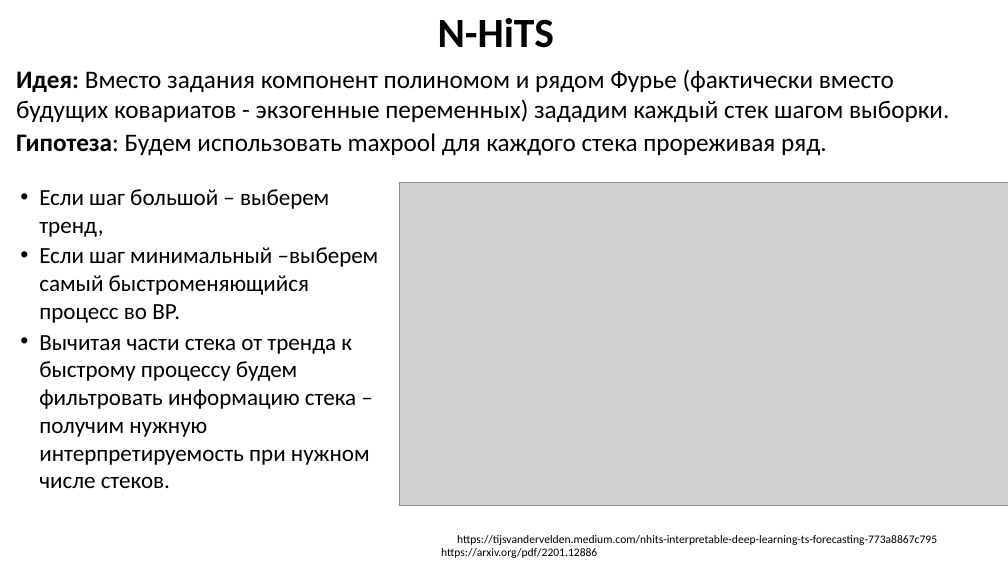
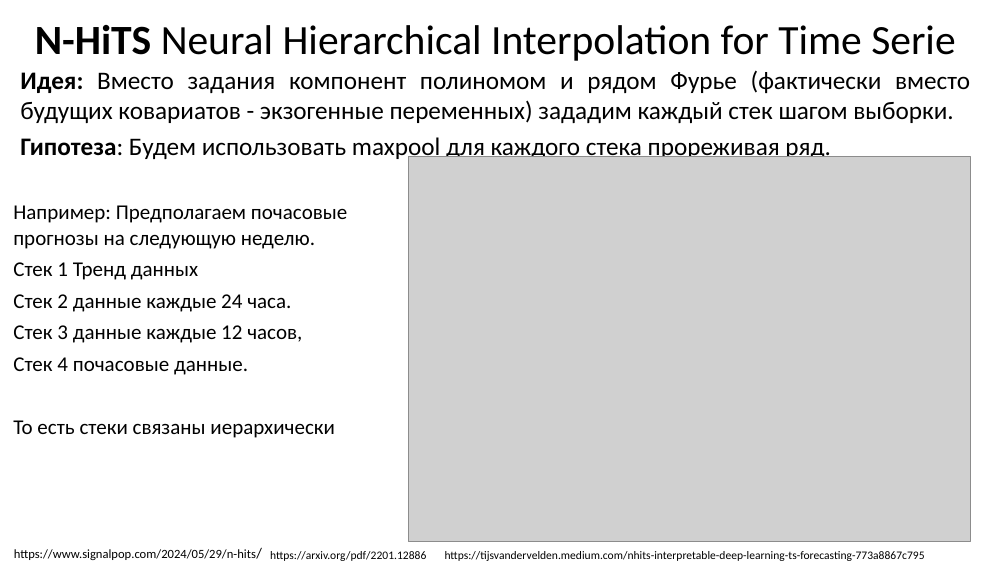
Before and after one commit to MVRonkin/TimeSeriesCourse, a slide deck: slide 12 of 2025/LEC/07 глубокое обучение нейронных сетей.pptx (slide 10 before the commit). Drawn at 1008x567 pixels with LibreOffice and Linux fonts; fonts in the diff are those of the drawing; grey boxes stand for pictures. Boxes give left, top, right and bottom in pixels: in the first picture for what was removed or moved away, otherwise in the second. Text is boxed around its words. In the diff, an @@ line names an element or a change of style, - is before the commit and + after.

```diff
--- a/2025/LEC/07 глубокое обучение нейронных сетей.pptx
+++ b/2025/LEC/07 глубокое обучение нейронных сетей.pptx
@@ title at [35, 25, 955, 61]: text changed; bold off @@
-N-HiTS
+N-HiTS Neural Hierarchical Interpolation for Time Serie
@@ text "Идея: Вместо задания компонент полиномом ..." at [20, 70, 970, 162]: alignment left to justified; more space between paragraphs @@
@@ picture: place and size @@
-picture at [399, 183, 1008, 506]
+picture at [408, 157, 970, 542]
@@ text added at [13, 205, 347, 438], 20 pt, text #000000 @@
+Например: Предполагаем почасовые прогнозы на следующую неделю.
+Стек 1 Тренд данных
+Стек 2 данные каждые 24 часа.
+Стек 3 данные каждые 12 часов,
+Стек 4 почасовые данные.
+То есть стеки связаны иерархически
@@ text removed at [39, 189, 379, 488] @@
-• Если шаг большой – выберем тренд,
-• Если шаг минимальный –выберем самый быстроменяющийся процесс во ВР.
-• Вычитая части стека от тренда к быстрому процессу будем фильтровать информацию стека – получим нужную интерпретируемость при нужном числе стеков.
@@ text added at [14, 549, 256, 560], 12 pt, text #000000 @@
+https://www.signalpop.com/2024/05/29/n-hits/
@@ text "https://arxiv.org/pdf/2201.12886": place and size @@
-text "https://arxiv.org/pdf/2201.12886" at [441, 548, 597, 558]
+text "https://arxiv.org/pdf/2201.12886" at [270, 551, 426, 561]
@@ text "https://tijsvandervelden.medium.com/nhits-interpretable-deep ...": place and size @@
-text "https://tijsvandervelden.medium.com/nhits-interpretable-deep ..." at [457, 535, 937, 545]
+text "https://tijsvandervelden.medium.com/nhits-interpretable-deep ..." at [445, 551, 925, 561]
```
Also in this commit, not shown: 6 other slides changed, 7 slides added, 1 slide removed.
